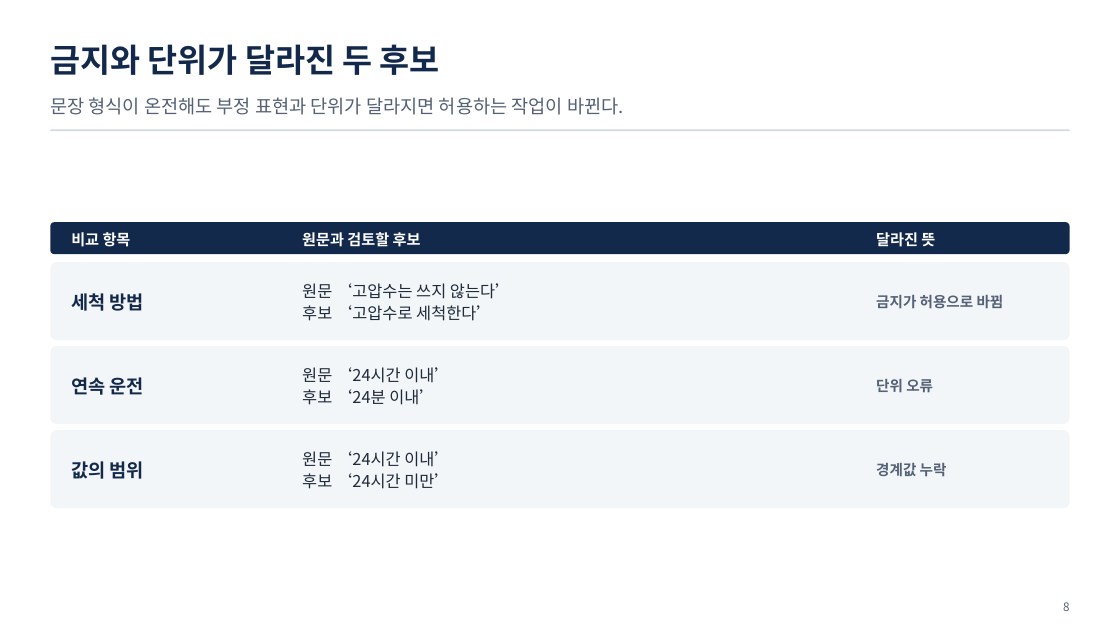
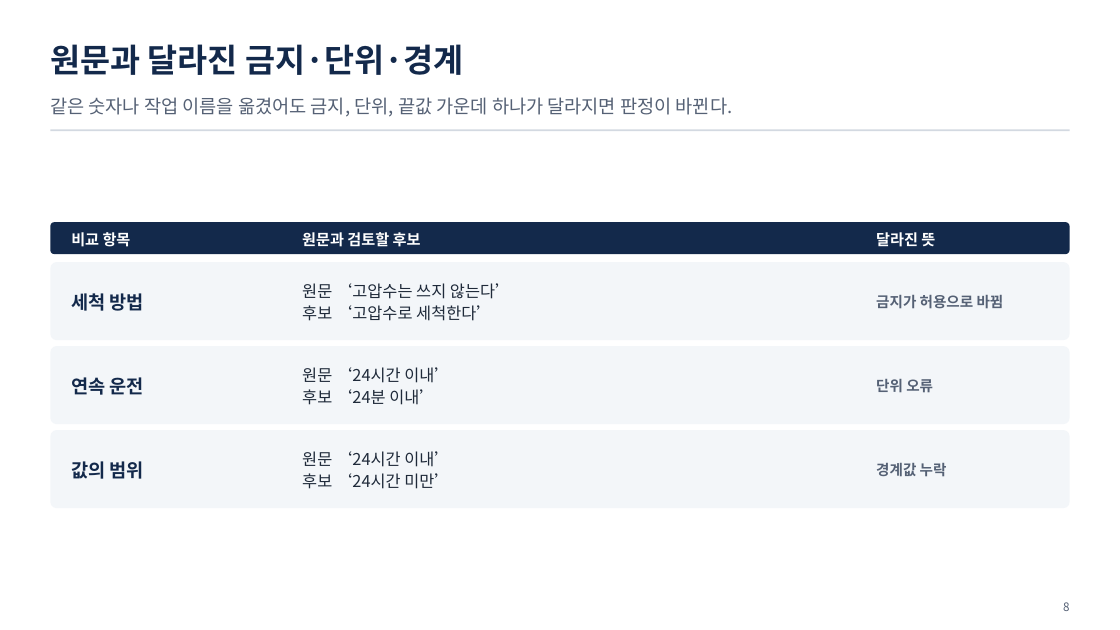
Before and after one commit to uengine-oss/hyd-iot-edu, a slide deck: slide 8 of workspace/강의제작/산출물/통합반/이론_오프라인/04회차/통합반_오프라인_04회차.pptx. Drawn at 1120x630 pixels with LibreOffice and Linux fonts; fonts in the diff are those of the drawing. Boxes give left, top, right and bottom in pixels: in the first picture for what was removed or moved away, otherwise in the second. Text is boxed around its words. In the diff, an @@ line names an element or a change of style, - is before the commit and + after.

Commit message:
통합반 현장 4회차 1~10장의 언어 모델 후보와 원문 대조 활동·발표자 노트를 온라인 확정 화면에 맞춘다

```diff
--- a/workspace/강의제작/산출물/통합반/이론_오프라인/04회차/통합반_오프라인_04회차.pptx
+++ b/workspace/강의제작/산출물/통합반/이론_오프라인/04회차/통합반_오프라인_04회차.pptx
@@ text at (x1=50, y1=44, x2=464, y2=75): text changed @@
-금지와 단위가 달라진 두 후보
+원문과 달라진 금지·단위·경계
@@ text at (x1=50, y1=97, x2=733, y2=117): text changed @@
-문장 형식이 온전해도 부정 표현과 단위가 달라지면 허용하는 작업이 바뀐다.
+같은 숫자나 작업 이름을 옮겼어도 금지, 단위, 끝값 가운데 하나가 달라지면 판정이 바뀐다.
```
Also in this commit, not shown: 6 other slides changed, 10 other files.
